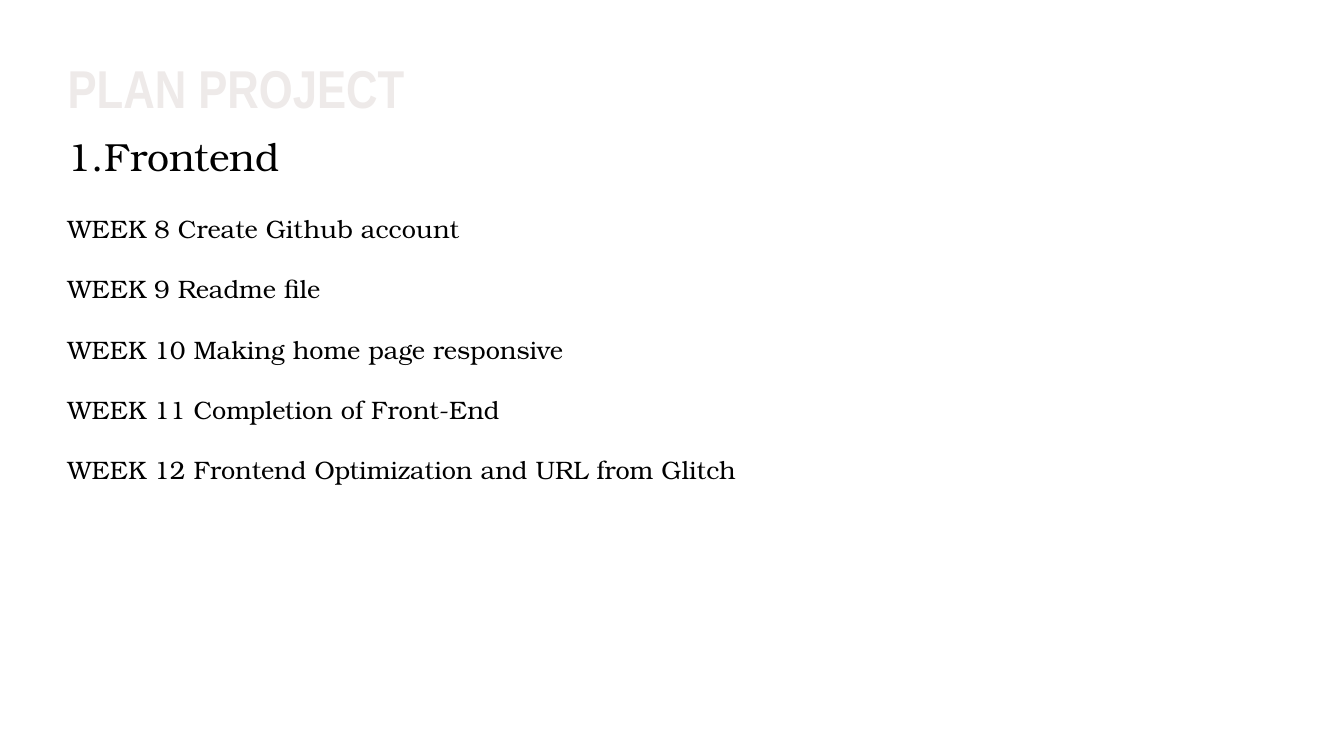
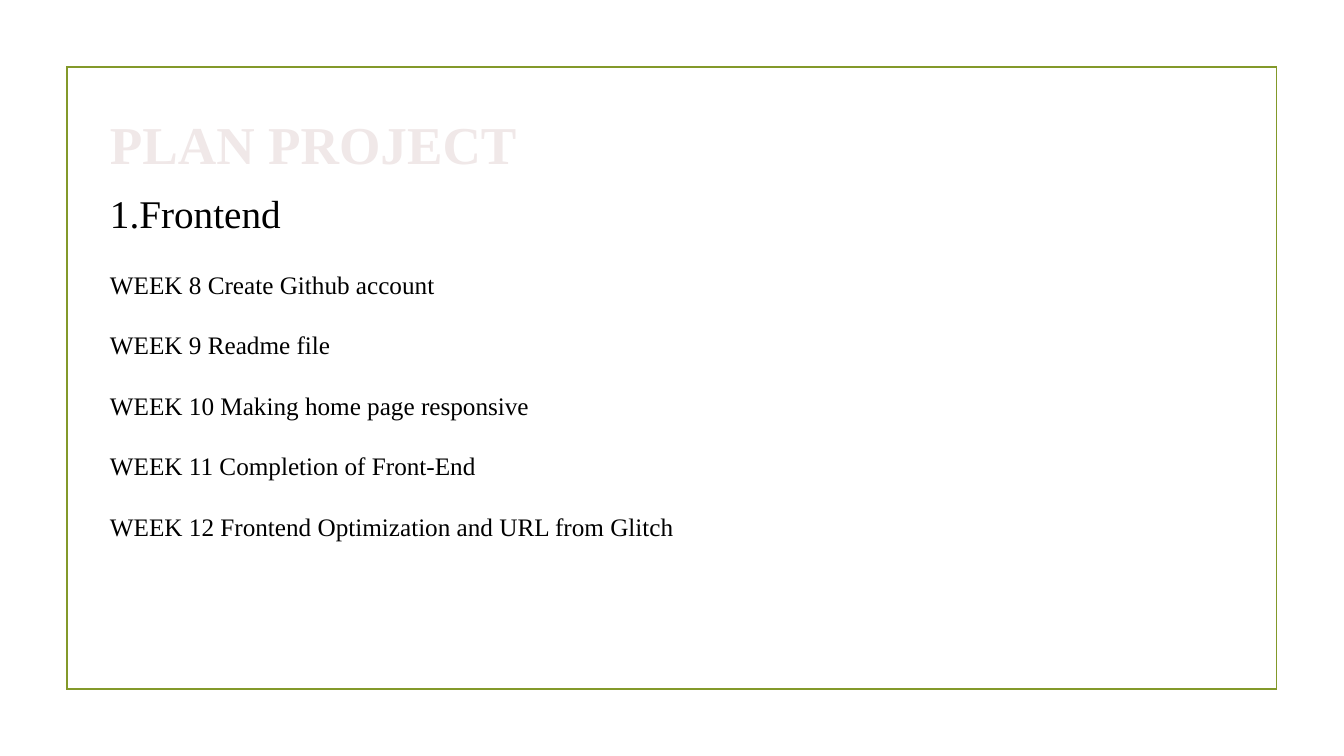
Before and after one commit to melaniD/Online-shopping-for-Women-Site, a slide deck: slide 7 of 2017080108.pptx. Drawn at 1344x756 pixels with LibreOffice and Linux fonts; fonts in the diff are those of the drawing; background and template pictures are left out. Boxes give left, top, right and bottom in pixels: in the first picture for what was removed or moved away, otherwise in the second. Text is boxed around its words. In the diff, an @@ line names an element or a change of style, - is before the commit and + after.

```diff
--- a/2017080108.pptx
+++ b/2017080108.pptx
@@ rectangle added at bbox=[67, 68, 1276, 690], outline #83992A 1.25 pt @@
@@ text "PLAN PROJECT": place and size @@
-text "PLAN PROJECT" at bbox=[68, 143, 735, 485]
+text "PLAN PROJECT" at bbox=[110, 200, 673, 542]
@@ text "PLAN PROJECT" at bbox=[110, 200, 673, 542]: font Arial Narrow to Times New Roman, text colour gradient #F4F2F1 to #EFEAE9 to #BDA7A2 to #9A6C5D to gradient #F5F1F0 to #F0E8E8 to #C49C9B to #A64E48, letter outline #343131 0.04 pt to #101010 0.04 pt in "PLAN PROJECT"; font TeX Gyre Bonum to Times New Roman @@
@@ ellipse removed at bbox=[1260, 690, 1305, 734] @@
```
Also in this commit, not shown: 15 other slides changed, 1 slide added, 1 slide removed, 11 other files.
